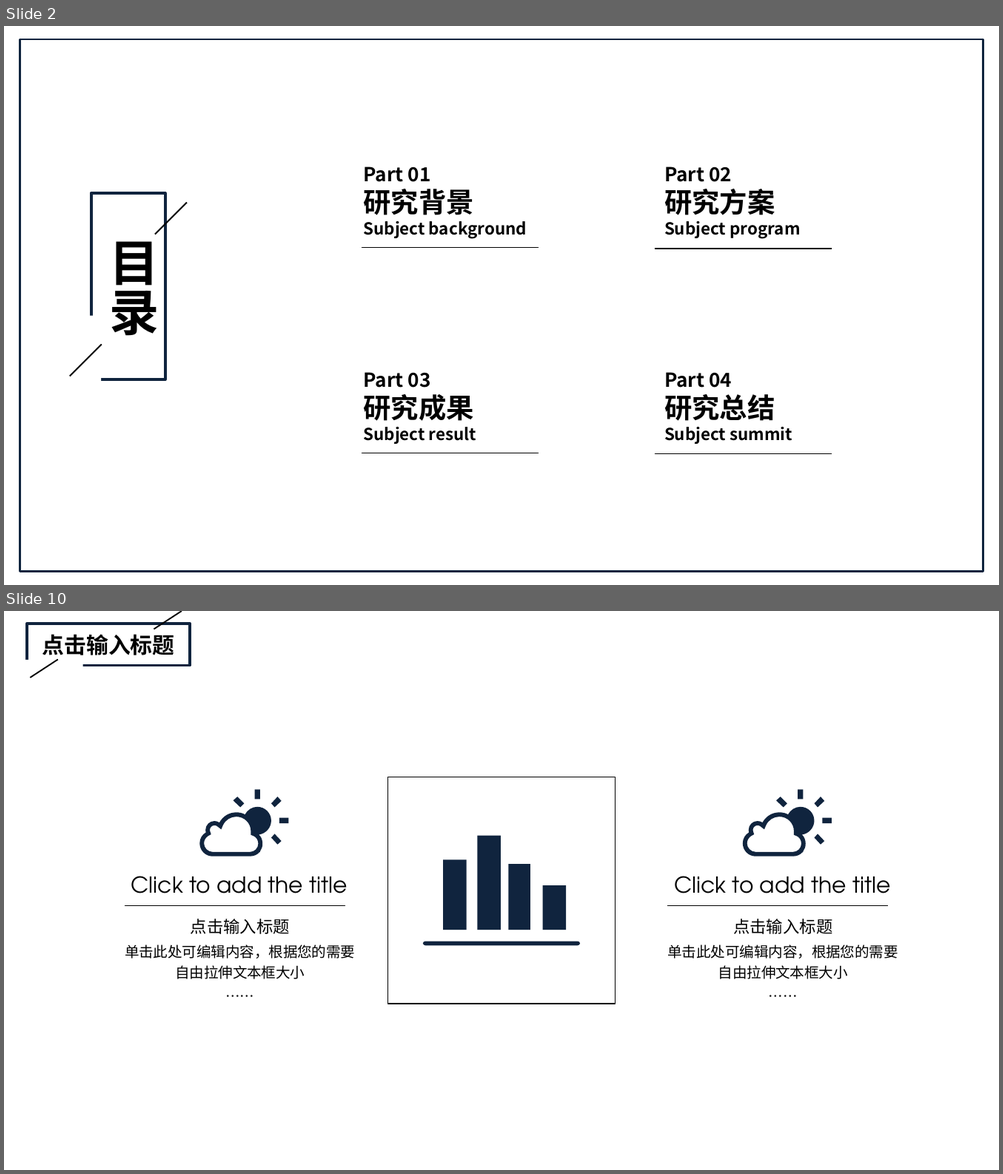
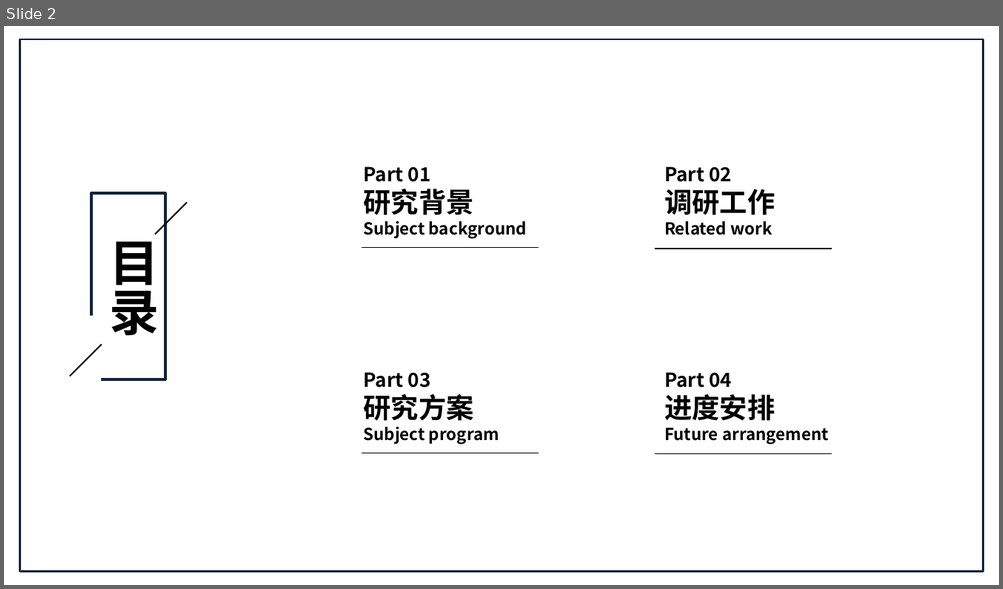
Before and after one commit to Labbbbbbbbb/Notes, a slide deck: NEST/zyt开题答辩.pptx. Shown one above the other, each under a label of ours: slides 2 and 10 before the commit, slide 2 after it; the slides between them are not shown. The pictures are 1003x1174 and 1003x589 pixels, drawn with LibreOffice and Linux fonts; fonts in the diff are those of the drawing. Boxes give left, top, right and bottom in pixels: in the first picture for what was removed or moved away, otherwise in the second. Text is boxed around its words. In the diff, an @@ line names an element or a change of style, - is before the commit and + after.

```diff
--- a/NEST/zyt开题答辩.pptx
+++ b/NEST/zyt开题答辩.pptx
@@ slide 10 removed at bbox=[4, 611, 999, 1170], background #FFFFFF @@
@@ group removed at bbox=[4, 611, 190, 678]: 2 rectangles, 2 lines, 1 text @@
-点击输入标题
@@ group removed at bbox=[200, 790, 288, 857]: 4 freeform shapes, 2 rectangles @@
@@ group removed at bbox=[742, 790, 831, 857]: 4 freeform shapes, 2 rectangles @@
@@ text removed at bbox=[131, 876, 347, 894] @@
-Click to add the title
@@ text removed at bbox=[674, 876, 890, 894] @@
-Click to add the title
@@ group removed at bbox=[388, 777, 614, 1004]: 5 rectangles, 1 freeform shape @@
@@ line removed from (125, 906) to (345, 906) @@
@@ text removed at bbox=[125, 919, 355, 980] @@
-点击输入标题
-单击此处可编辑内容，根据您的需要自由拉伸文本框大小
-……
@@ line removed from (667, 906) to (888, 906) @@
@@ text removed at bbox=[668, 919, 898, 980] @@
-点击输入标题
-单击此处可编辑内容，根据您的需要自由拉伸文本框大小
-……
@@ slide 2 changed as well @@
@@ text at bbox=[664, 189, 775, 215]: text changed @@
-研究方案
-Subject program
+调研工作
+Related work
@@ text at bbox=[363, 395, 474, 421]: text changed @@
-研究成果
-Subject result
+研究方案
+Subject program
@@ text at bbox=[664, 395, 775, 421]: text changed @@
-研究总结
-Subject summit
+进度安排
+Future arrangement
```
Also in this commit, not shown: 1 other slide changed, 12 slides added, 18 other slides removed, 10 other files.
